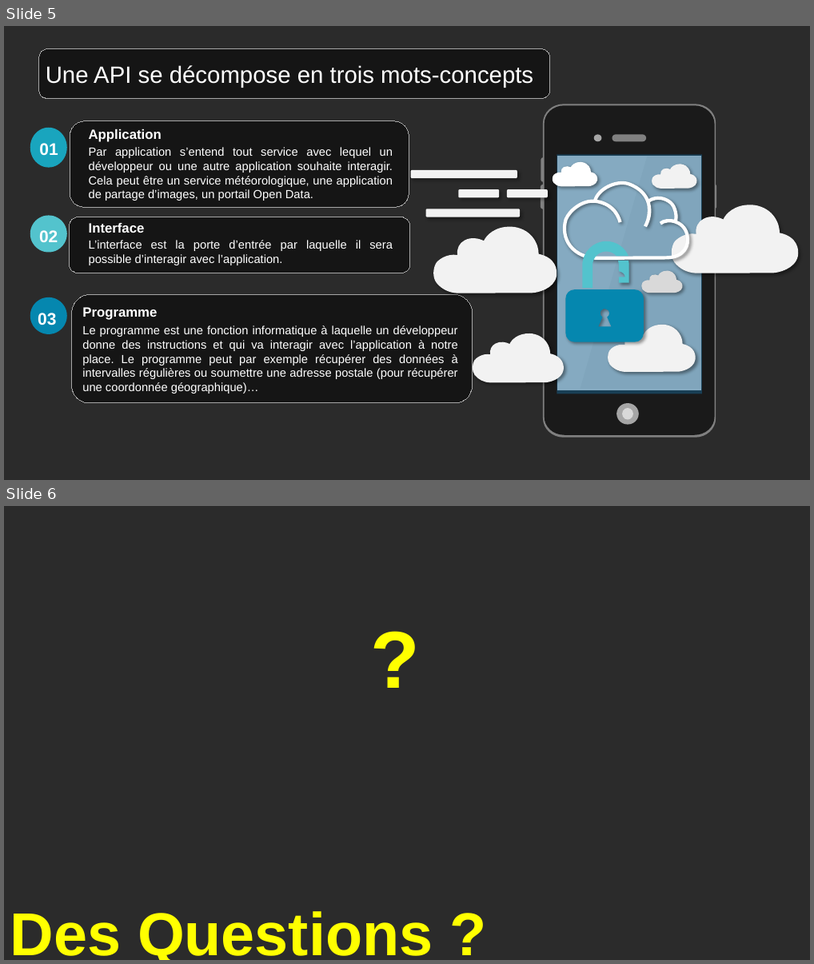
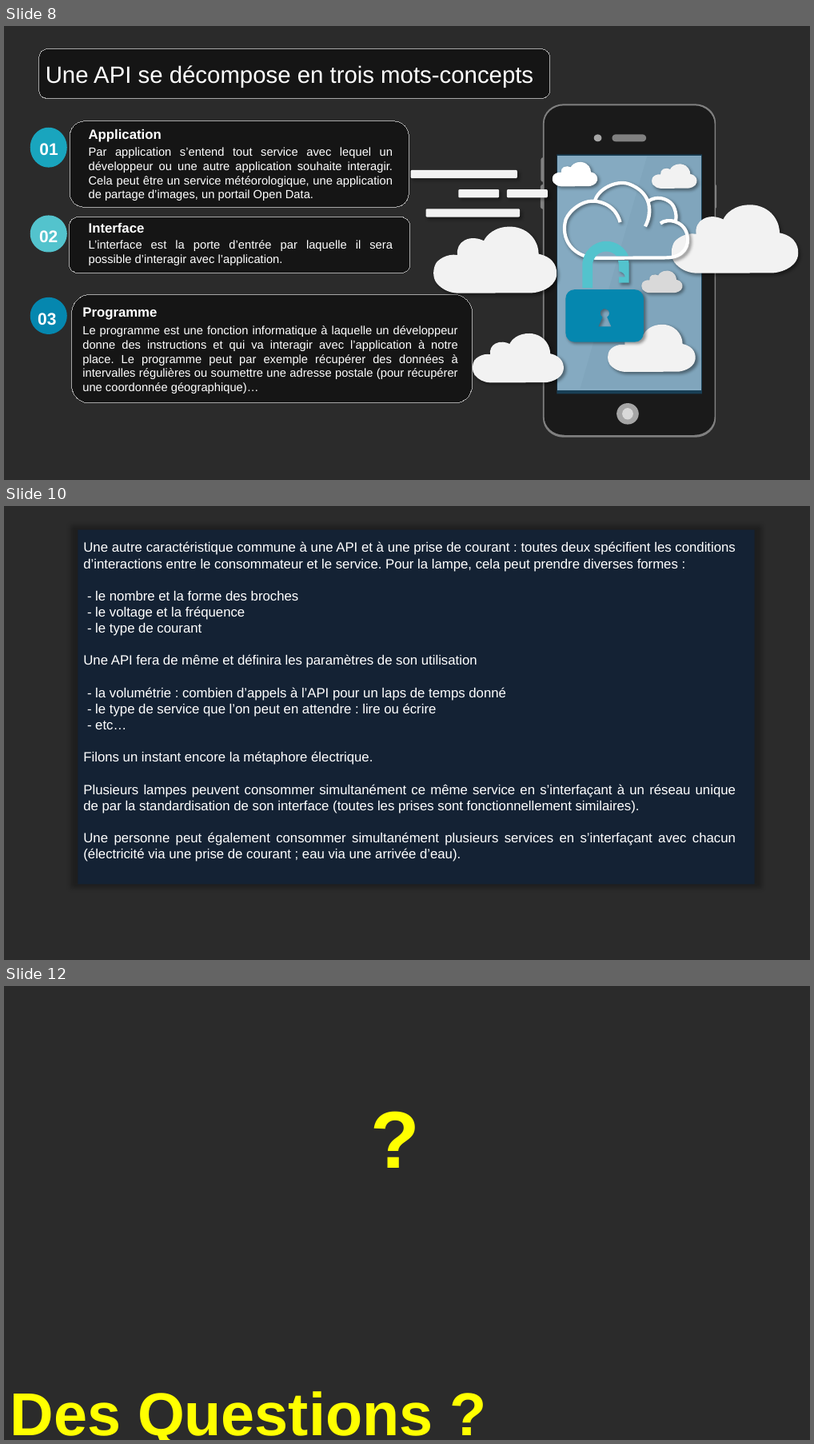
Before and after one commit to Mario-35/api-prestentation, a slide deck: prestentation.pptx. Shown one above the other, each under a label of ours: slides 5 and 6 before the commit, slides 8, 10 and 12 after it; the slides between them are not shown. The pictures are 814x964 and 814x1444 pixels, drawn with LibreOffice and Linux fonts; fonts in the diff are those of the drawing; background and template pictures are left out; a plain dark background stands for a picture behind light text. Boxes give left, top, right and bottom in pixels: in the first picture for what was removed or moved away, otherwise in the second. Text is boxed around its words. In the diff, an @@ line names an element or a change of style, - is before the commit and + after.

```diff
--- a/prestentation.pptx
+++ b/prestentation.pptx
@@ slide 10 added at [4,506,810,960], background picture (left out) @@
@@ rectangle added at [78,529,754,884], fill #0F243E at 70% opacity @@
@@ text added at [83,541,736,861], 16 pt, text #FFFFFF @@
+Une autre caractéristique commune à une API et à une prise de courant : toutes deux spécifient les conditions d’interactions entre le consommateur et le service. Pour la lampe, cela peut prendre diverses formes :
+- le nombre et la forme des broches
+- le voltage et la fréquence
+- le type de courant
+Une API fera de même et définira les paramètres de son utilisation
+- la volumétrie : combien d’appels à l’API pour un laps de temps donné
+- le type de service que l’on peut en attendre : lire ou écrire
+- etc…
+Filons un instant encore la métaphore électrique.
+Plusieurs lampes peuvent consommer simultanément ce même service en s’interfaçant à un réseau unique de par la standardisation de son interface (toutes les prises sont fonctionnellement similaires).
+Une personne peut également consommer simultanément plusieurs services en s’interfaçant avec chacun (électricité via une prise de courant ; eau via une arrivée d’eau).
@@ what was slide 5 is now slide 8 @@
@@ what was slide 6 is now slide 12 @@
```
Also in this commit, not shown: 6 other slides added, 1 slide removed.
